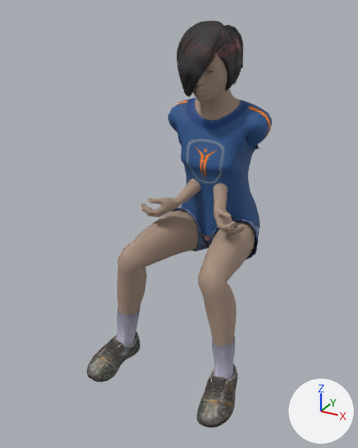
The glTF model assets/people/person_00.glb, before and after one commit.
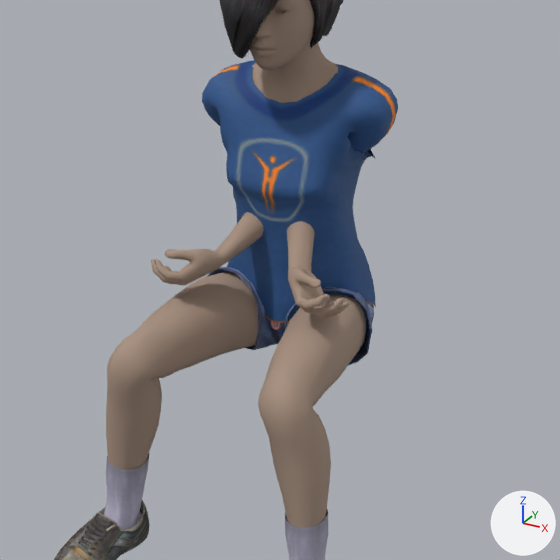
Old and new are each drawn whole from a camera (50 mm lens) standing at (0.761, -1.752, 1.733) and looking at (-0.034, -0.307, 1.01) and again close up on the part from 17% to 100% of the width and 15% to 81% of the height. The lights are fixed; the arrows at lower right show +X, +Y and +Z. The first two pictures are the older version. Vertices at exactly the same position are counted once.

In view in the first close-up: 'Human', 'Human.bob01', 'Human.female_casualsuit02', 'Human.shoes02'.
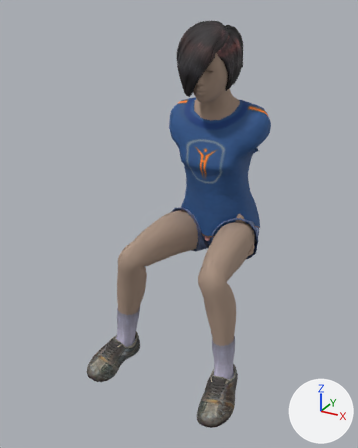
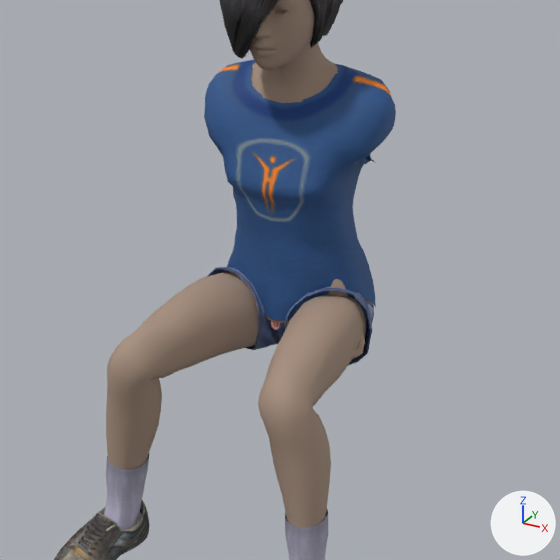
Changed parts and their boxes (x1, y1, x2, y2) in the close-ups (560 x 560 px; the box of a moved part takes in the faces that stretch with it):
'Human.female_casualsuit02', reshaped: before (202, 60, 398, 365); after (204, 60, 396, 365)
part 1 of me_base, added: after (329, 279, 365, 359)
part 2 of me_base, cut back: before (151, 0, 349, 318); after (251, 0, 338, 103)
part 3 of me_female_casualsuit02, moved or reshaped: before (202, 60, 398, 204); after (204, 60, 396, 204)

What the commit changed:
me_base is used by ob_human; location (0.0, 0.0, 0.0).
me_base had 4325 vertices, 8485 faces and spanned x -0.24..0.24, y -0.479..-0.003, z 0.615..1.669.
me_base now has 4326 vertices, 8485 faces and spans x -0.24..0.24, y -0.479..-0.009, z 0.615..1.669.
me_base part 1: a new loose piece of 914 vertices spanning x -0.016..0.197, y -0.185..-0.02, z 0.845..1.334, in mat_skin (beige #a89180).
me_base part 2: 88 vertices moved from x -0.185..0.185, y -0.148..-0.008, z 1.341..1.451 to x -0.176..0.179, y -0.148..-0.009, z 1.339..1.45; 1905 vertices removed from x -0.21..0.21, y -0.326..-0.003, z 0.871..1.552; 68 vertices added at x -0.181..0.17, y -0.225..-0.015, z 0.872..1.551.
Other edits to the shape of me_base do not show in these pictures.
me_female_casualsuit02 is used by ob_human_female_casualsuit02; location (0.0, 0.0, 0.0).
me_female_casualsuit02 had 2876 vertices, 5488 faces and spanned x -0.203..0.203, y -0.186..0.091, z 0.778..1.423.
me_female_casualsuit02 now has 2876 vertices, 5488 faces and spans x -0.201..0.201, y -0.186..0.091, z 0.778..1.423.
me_female_casualsuit02 part 3: 721 of 2876 vertices moved; they spanned x -0.203..0.203, y -0.164..0.026, z 1.191..1.423 and now span x -0.201..0.201, y -0.165..0.023, z 1.19..1.423; mean shift (0.0, -0.004, -0.006); largest move (-0.067, -0.021, 1.324) -> (-0.068, -0.099, 1.305).
